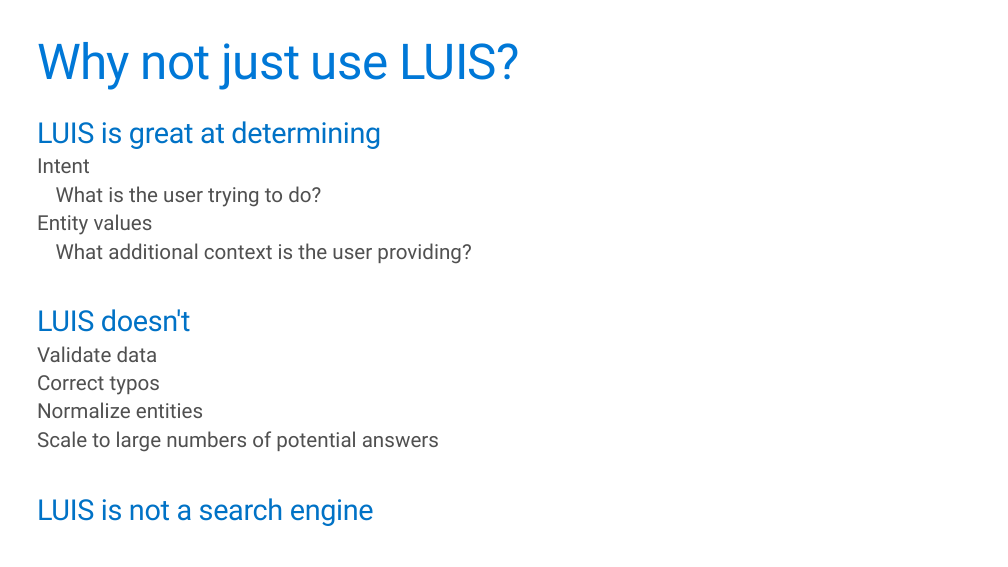
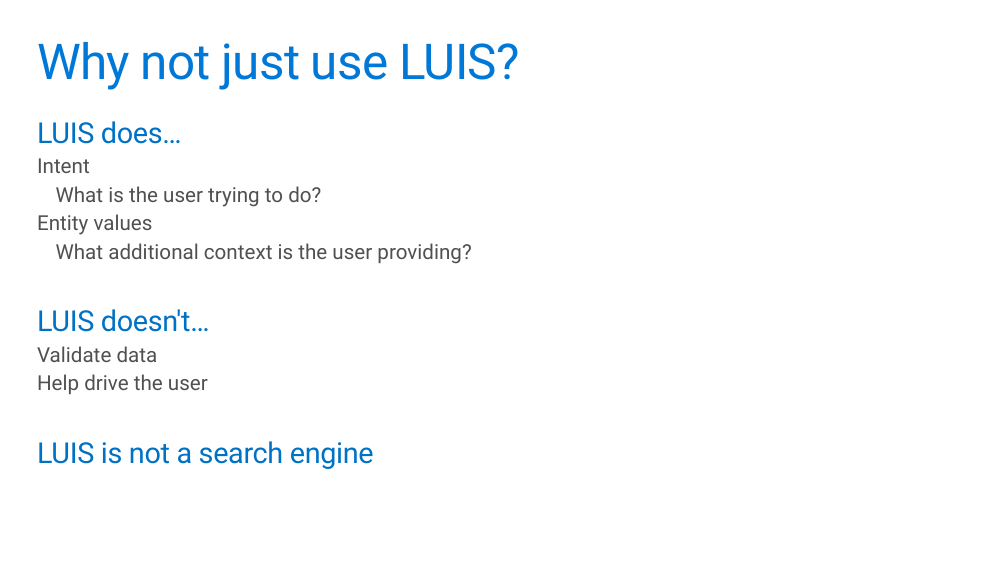
Before and after one commit to GeekTrainer/help-desk-bot-lab, a slide deck: slide 6 of Slides/4 - Knowledge base and Azure Search.pptx. Drawn at 1008x567 pixels with LibreOffice and Linux fonts; fonts in the diff are those of the drawing. Boxes give left, top, right and bottom in pixels: in the first picture for what was removed or moved away, otherwise in the second. Text is boxed around its words. In the diff, an @@ line names an element or a change of style, - is before the commit and + after.

```diff
--- a/Slides/4 - Knowledge base and Azure Search.pptx
+++ b/Slides/4 - Knowledge base and Azure Search.pptx
@@ text at box(37, 121, 182, 144): text changed @@
-LUIS is great at determining
+LUIS does…
@@ text at box(37, 309, 210, 332): text changed @@
-LUIS doesn't
+LUIS doesn't…
@@ text at box(37, 374, 208, 394): text changed @@
-  Correct typos
-  Normalize entities
-  Scale to large numbers of potential answers
+  Help drive the user
```
Also in this commit, not shown: 10 other slides changed, 9 slides added, 1 slide removed.
